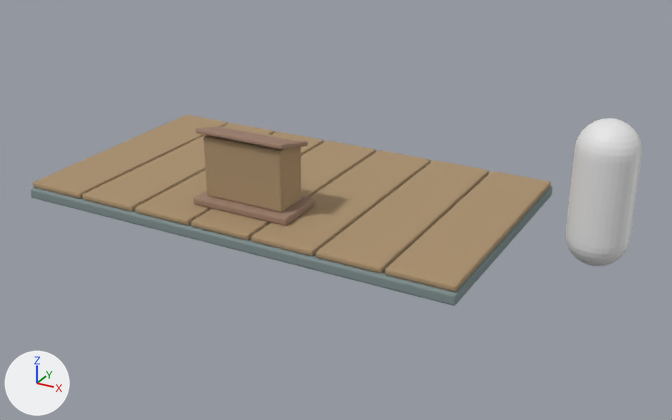
An edit to the Blender file art/blender/environment/env-dais-a/env-dais-a.blend, drawn before and after from the same camera.
One viewpoint serves both versions: a camera (50 mm lens) standing at (5.99, -9.7, 4.8) and looking at (0.82, -0.3, 0.1). Lighting does not change. The marker at lower left points along +X, +Y and +Z. The picture after the commit comes second.

Names of what the first picture shows: 'CAL_capsule', 'CAL_capsule_top', 'VIS_dais_base', 'VIS_dais_plank_1', 'VIS_dais_plank_2', 'VIS_dais_plank_3', 'VIS_dais_plank_4', 'VIS_dais_plank_5', 'VIS_dais_plank_6', 'VIS_dais_plank_7', 'VIS_lectern_body', 'VIS_lectern_desk', 'VIS_lectern_foot' and 1 more.
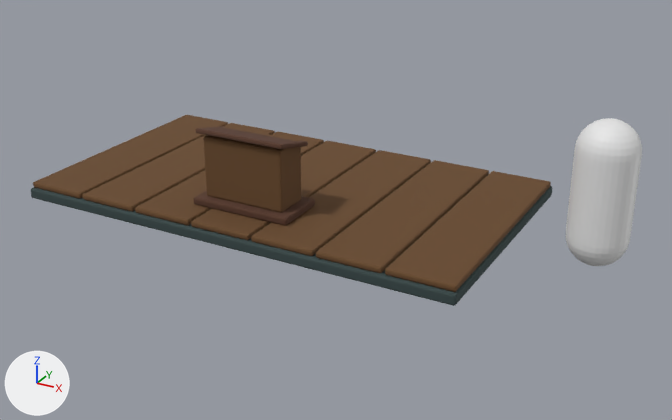
Boxes [x1, y1, x2, y2] around the edits, measured in the pictures (672 x 420 px):
```json
{"object": "VIS_dais_plank_7", "change": "recoloured", "before": [385, 171, 551, 292], "after": [385, 171, 551, 292], "on screen": "beige to brown"}
{"object": "VIS_dais_plank_6", "change": "recoloured", "before": [316, 160, 489, 273], "after": [316, 160, 489, 273], "on screen": "beige to brown"}
{"object": "VIS_dais_plank_5", "change": "recoloured", "before": [251, 150, 431, 256], "after": [251, 150, 431, 256], "on screen": "beige to brown"}
{"object": "VIS_dais_base", "change": "recoloured", "before": [31, 186, 552, 306], "after": [31, 186, 552, 306]}
{"object": "VIS_lectern_body", "change": "recoloured", "before": [203, 126, 301, 212], "after": [203, 126, 301, 212], "on screen": "beige to brown"}
{"object": "VIS_dais_plank_1", "change": "recoloured", "before": [33, 115, 228, 198], "after": [33, 115, 228, 198], "on screen": "beige to brown"}
{"object": "VIS_dais_plank_2", "change": "recoloured", "before": [82, 123, 275, 211], "after": [82, 123, 275, 211], "on screen": "beige to brown"}
{"object": "VIS_dais_plank_4", "change": "recoloured", "before": [191, 141, 376, 240], "after": [191, 141, 376, 240], "on screen": "beige to brown"}
{"object": "VIS_dais_plank_3", "change": "recoloured", "before": [135, 132, 324, 225], "after": [135, 132, 324, 225]}
{"object": "VIS_lectern_foot", "change": "recoloured", "before": [193, 190, 315, 225], "after": [193, 190, 315, 225], "on screen": "beige to brown"}
{"object": "VIS_lectern_desk", "change": "recoloured", "before": [196, 126, 308, 149], "after": [196, 126, 308, 149], "on screen": "beige to brown"}
```

The change, as JSON lines over the scene's bpy script:
```json
{"op": "set", "path": "mat_slatestone.base_color", "old": "(0.22, 0.282, 0.282)", "new": "(0.0395, 0.0648, 0.0648)", "note": "grey #819191 -> greyish cyan #384848"}
{"op": "set", "path": "mat_timberochre.base_color", "old": "(0.408, 0.282, 0.157)", "new": "(0.138, 0.0648, 0.0212)", "note": "beige #ab916e -> brown #684828"}
{"op": "set", "path": "mat_timbershadow.base_color", "old": "(0.345, 0.22, 0.157)", "new": "(0.0976, 0.0395, 0.0212)", "note": "beige #9f816e -> brown #583828"}
```
